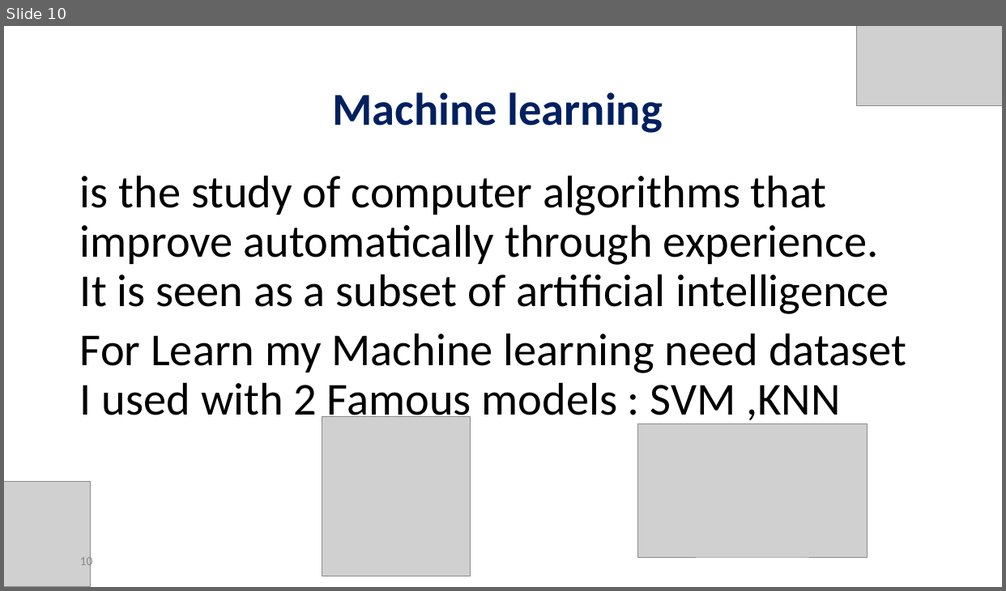
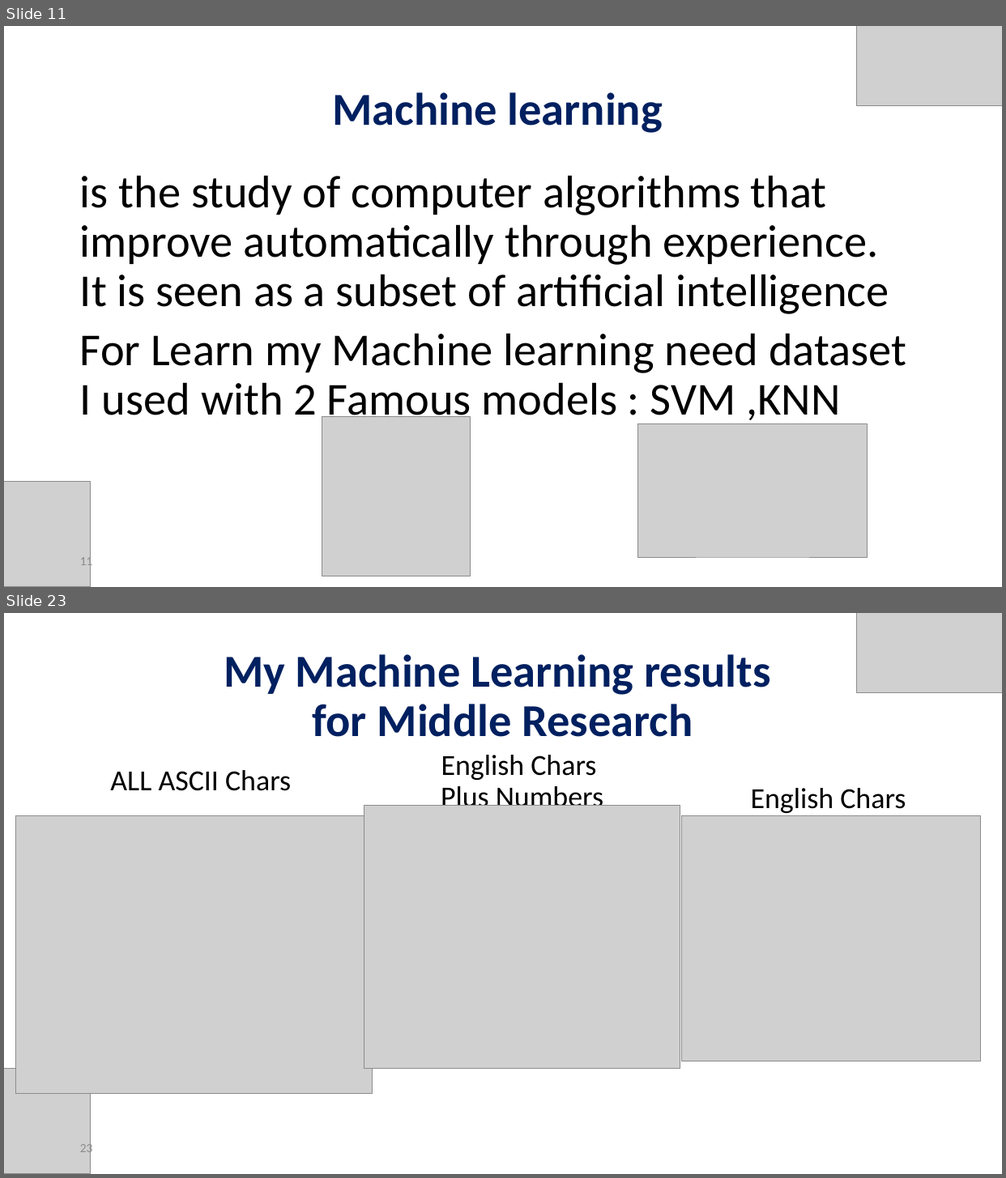
Before and after one commit to orelrahum/Ransomware_Code, a slide deck: Presentation.pptx. Shown one above the other, each under a label of ours: slide 10 before the commit, slides 11 and 23 after it; the slides between them are not shown. The pictures are 1006x591 and 1006x1178 pixels, drawn with LibreOffice and Linux fonts; fonts in the diff are those of the drawing; grey boxes stand for pictures. Boxes give left, top, right and bottom in pixels: in the first picture for what was removed or moved away, otherwise in the second. Text is boxed around its words. In the diff, an @@ line names an element or a change of style, - is before the commit and + after.

```diff
--- a/Presentation.pptx
+++ b/Presentation.pptx
@@ slide 23 added at [4, 613, 1002, 1174], background #FFFFFF @@
@@ picture added at [857, 613, 1002, 693] @@
@@ title added at [224, 654, 770, 737], 44 pt, text #002060, bold @@
+My Machine Learning results
+for Middle Research
@@ text added at [441, 755, 603, 806], 28 pt, text #000000 @@
+English Chars
+Plus Numbers
@@ text added at [110, 770, 291, 791], 28 pt, text #000000 @@
+ALL ASCII Chars
@@ picture added at [364, 806, 680, 1068] @@
@@ text added at [751, 788, 906, 813], 28 pt, text #000000 @@
+English Chars
@@ picture added at [15, 815, 372, 1093] @@
@@ picture added at [682, 815, 981, 1061] @@
@@ picture added at [4, 1069, 90, 1174] @@
@@ page number added at [80, 1142, 93, 1157], 12 pt, text #8C8C8C @@
+23
@@ what was slide 10 is now slide 11 @@
@@ page number at [80, 555, 93, 570]: text changed @@
-10
+11
```
Also in this commit, not shown: 9 slides changed, 6 other slides added, 1 slide removed, 50 other files.
